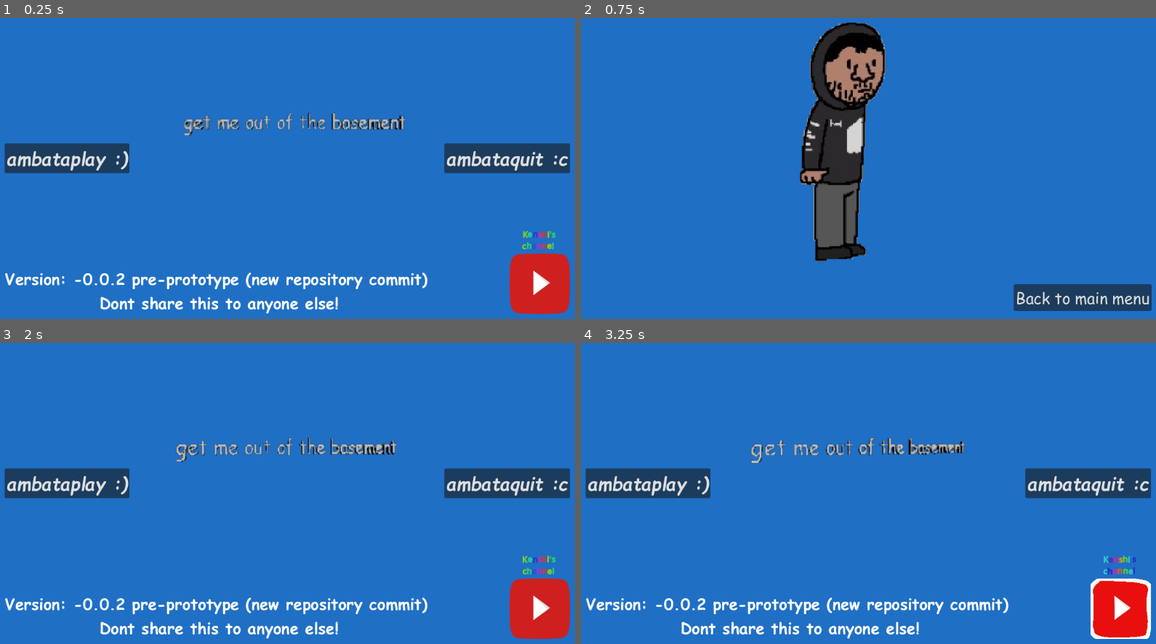
Above: before the commit, frames 1-4 (two rows, left to right).
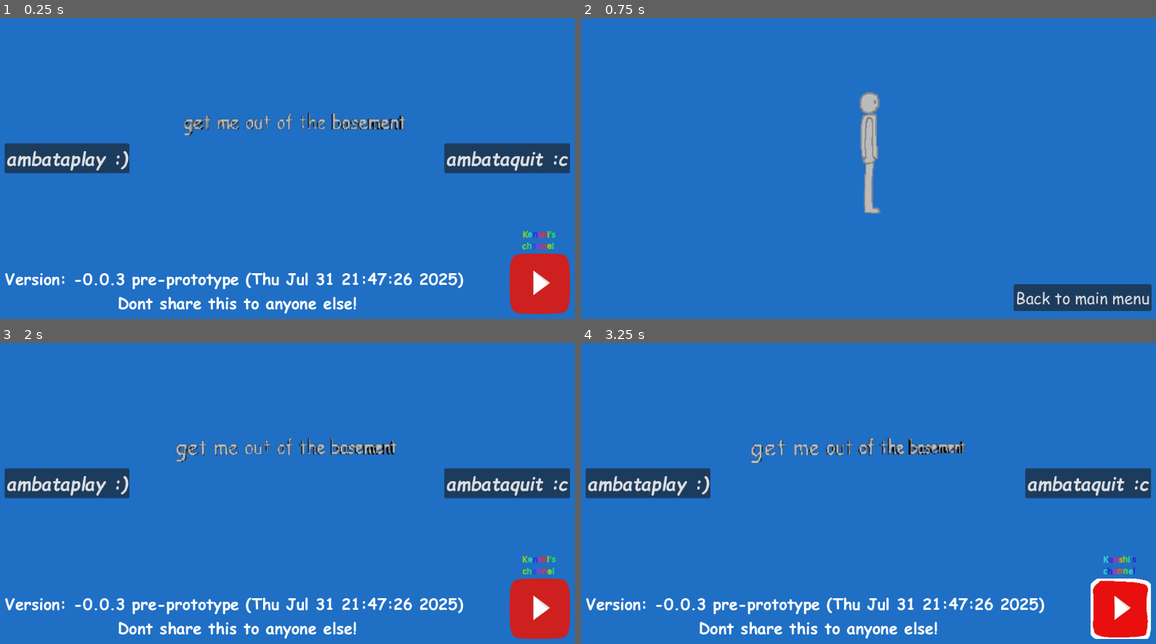
Above: after the commit, the same moments.

Repository: hukultan/-SUPER-Kenshi_RPG
Game: Godot game, scene res://scenes/main.tscn
The game is run twice, just before and just after one commit, with the same random seed, the same clock (stepped at 60 frames per second) and the same inputs. Sound files missing from this copy of the repository are replaced by a short silence.
Inputs:
- Up to frame 1 (0.25 s): no input
- Up to frame 2 (0.75 s): click "ambataplay :)" at 0.5 s
- Up to frame 3 (2 s): click "Back to main menu" at 1.25 s
- Up to frame 4 (3.25 s): click "[b][shake][rainbow]Kenshi's c…" at 2 s; hold D (right) from 2.78 s (still down)

The runs differ from the first frame. In frame 1, 2.0% of the frame differs, in the area x 17-81%, y 84-99%; in frame 2, 8.6%, in the area x 38-53%, y 1-81%; in frame 3, 2.0%; in frame 4, 2.0%.

Commit message:
New character, Some small modifications, New template character scene, QOL changes

Diff:
--- /dev/null
+++ b/scenes/actors/idk.tscn
@@ -0,0 +1,133 @@
+[gd_scene load_steps=16 format=3 uid="uid://bj33lek3nolv5"]
+
+[ext_resource type="Script" uid="uid://dv7ib8l75nil3" path="res://scripts/object/player/physics/kenshi.gd" id="1_5ka3i"]
+[ext_resource type="Texture2D" uid="uid://bhuxwjw0p4vng" path="res://textures/sprite_sheets/actors/actor_idk/idk_sheet.png" id="2_8aupm"]
+[ext_resource type="Script" uid="uid://bfwg8qqc340av" path="res://scripts/object/player_state_machine.gd" id="2_i65in"]
+[ext_resource type="Script" uid="uid://cv0lw5tg7vkei" path="res://scripts/object/player/states/state_idle.gd" id="3_0lrh6"]
+[ext_resource type="Script" uid="uid://jgkq4na8nubf" path="res://scripts/object/player/states/state_walk.gd" id="4_fxbju"]
+
+[sub_resource type="CircleShape2D" id="CircleShape2D_ru3cj"]
+radius = 57.0351
+
+[sub_resource type="AtlasTexture" id="AtlasTexture_5w0r3"]
+atlas = ExtResource("2_8aupm")
+region = Rect2(0, 686, 242, 343)
+
+[sub_resource type="AtlasTexture" id="AtlasTexture_6sgen"]
+atlas = ExtResource("2_8aupm")
+region = Rect2(280, 0, 280, 317)
+
+[sub_resource type="AtlasTexture" id="AtlasTexture_8aupm"]
+atlas = ExtResource("2_8aupm")
+region = Rect2(276, 340, 276, 340)
+
+[sub_resource type="AtlasTexture" id="AtlasTexture_stq2e"]
+atlas = ExtResource("2_8aupm")
+region = Rect2(588, 694, 196, 347)
+
+[sub_resource type="AtlasTexture" id="AtlasTexture_dt5d3"]
+atlas = ExtResource("2_8aupm")
+region = Rect2(276, 680, 276, 340)
+
+[sub_resource type="AtlasTexture" id="AtlasTexture_afgfv"]
+atlas = ExtResource("2_8aupm")
+region = Rect2(0, 0, 267, 317)
+
+[sub_resource type="AtlasTexture" id="AtlasTexture_kuqkf"]
+atlas = ExtResource("2_8aupm")
+region = Rect2(608, 344, 152, 344)
+
+[sub_resource type="AtlasTexture" id="AtlasTexture_1o0cd"]
+atlas = ExtResource("2_8aupm")
+region = Rect2(0, 332, 239, 332)
+
+[sub_resource type="SpriteFrames" id="SpriteFrames_b1bl1"]
+animations = [{
+"frames": [{
+"duration": 1.0,
+"texture": SubResource("AtlasTexture_5w0r3")
+}],
+"loop": true,
+"name": &"idle_down",
+"speed": 5.0
+}, {
+"frames": [{
+"duration": 1.0,
+"texture": SubResource("AtlasTexture_6sgen")
+}],
+"loop": true,
+"name": &"idle_side",
+"speed": 5.0
+}, {
+"frames": [{
+"duration": 1.0,
+"texture": SubResource("AtlasTexture_8aupm")
+}],
+"loop": true,
+"name": &"idle_up",
+"speed": 5.0
+}, {
+"frames": [{
+"duration": 1.0,
+"texture": SubResource("AtlasTexture_stq2e")
+}, {
+"duration": 1.0,
+"texture": SubResource("AtlasTexture_5w0r3")
+}, {
+"duration": 1.0,
+"texture": SubResource("AtlasTexture_dt5d3")
+}],
+"loop": true,
+"name": &"walk_down",
+"speed": 5.0
+}, {
+"frames": [{
+"duration": 1.0,
+"texture": SubResource("AtlasTexture_afgfv")
+}, {
+"duration": 1.0,
+"texture": SubResource("AtlasTexture_6sgen")
+}],
+"loop": true,
+"name": &"walk_side",
+"speed": 5.0
+}, {
+"frames": [{
+"duration": 1.0,
+"texture": SubResource("AtlasTexture_kuqkf")
+}, {
+"duration": 1.0,
+"texture": SubResource("AtlasTexture_8aupm")
+}, {
+"duration": 1.0,
+"texture": SubResource("AtlasTexture_1o0cd")
+}],
+"loop": true,
+"name": &"walk_up",
+"speed": 5.0
+}]
+
+[node name="IDK" type="CharacterBody2D"]
+script = ExtResource("1_5ka3i")
+
+[node name="CollisionShape2D" type="CollisionShape2D" parent="."]
+position = Vector2(0, -1.90735e-06)
+shape = SubResource("CircleShape2D_ru3cj")
+
+[node name="AnimatedSprite2D" type="AnimatedSprite2D" parent="."]
+texture_filter = 1
+scale = Vector2(0.881657, 0.868778)
+sprite_frames = SubResource("SpriteFrames_b1bl1")
+animation = &"idle_down"
+
+[node name="StateMachine" type="Node" parent="."]
+script = ExtResource("2_i65in")
+
+[node name="Idle" type="Node" parent="StateMachine"]
+unique_name_in_owner = true
+script = ExtResource("3_0lrh6")
+
+[node name="Walk" type="Node" parent="StateMachine"]
+unique_name_in_owner = true
+script = ExtResource("4_fxbju")
+move_speed = 100.0
--- a/scenes/kenshi.tscn
+++ b/scenes/actors/kenshi.tscn
@@ -1,8 +1,8 @@
 [gd_scene load_steps=21 format=3 uid="uid://dmftsli26rx26"]
 
 [ext_resource type="Script" uid="uid://dv7ib8l75nil3" path="res://scripts/object/player/physics/kenshi.gd" id="1_5cfjx"]
-[ext_resource type="Texture2D" uid="uid://81lhgql8nx6" path="res://textures/ken_sheet_move.png" id="2_5cfjx"]
-[ext_resource type="Texture2D" uid="uid://dia3ydu0ru7h1" path="res://textures/ken_sheet_random.png" id="2_yvivp"]
+[ext_resource type="Texture2D" uid="uid://81lhgql8nx6" path="res://textures/sprite_sheets/actors/actor_kenshi/ken_sheet_move.png" id="2_5cfjx"]
+[ext_resource type="Texture2D" uid="uid://dia3ydu0ru7h1" path="res://textures/sprite_sheets/actors/actor_kenshi/ken_sheet_random.png" id="2_yvivp"]
 [ext_resource type="Script" uid="uid://bfwg8qqc340av" path="res://scripts/object/player_state_machine.gd" id="3_2xhpg"]
 [ext_resource type="Script" uid="uid://cv0lw5tg7vkei" path="res://scripts/object/player/states/state_idle.gd" id="4_b1bl1"]
 [ext_resource type="Script" uid="uid://jgkq4na8nubf" path="res://scripts/object/player/states/state_walk.gd" id="6_fcgth"]
--- a/scenes/main.tscn
+++ b/scenes/main.tscn
@@ -1,7 +1,7 @@
 [gd_scene load_steps=12 format=3 uid="uid://2or36gkldphs"]
 
 [ext_resource type="Script" uid="uid://dpf2ucejrhg37" path="res://scripts/object/main.gd" id="1_85g3d"]
-[ext_resource type="PackedScene" uid="uid://dmftsli26rx26" path="res://scenes/kenshi.tscn" id="2_choun"]
+[ext_resource type="PackedScene" uid="uid://bj33lek3nolv5" path="res://scenes/actors/idk.tscn" id="2_choun"]
 [ext_resource type="FontFile" uid="uid://ktht01cntw0o" path="res://resources/font/COMIC.TTF" id="3_ya4ey"]
 [ext_resource type="Script" uid="uid://bsasnu5x610ew" path="res://scripts/ui/text_rotate.gd" id="4_eb6dy"]
 [ext_resource type="Script" uid="uid://b7mjykrmg1o0u" path="res://scripts/ui/control.gd" id="5_trceg"]
@@ -25,10 +25,10 @@
 offset_bottom = 665.0
 color = Color(0.121724, 0.436328, 0.77108, 1)
 
-[node name="kenshi" parent="." instance=ExtResource("2_choun")]
+[node name="IDK" parent="." instance=ExtResource("2_choun")]
 unique_name_in_owner = true
 visible = false
-position = Vector2(518, 299)
+position = Vector2(573, 311)
 
 [node name="Node3D" type="Node3D" parent="."]
 unique_name_in_owner = true
@@ -136,7 +136,7 @@
 size_flags_vertical = 8
 theme_override_fonts/font = ExtResource("8_jbj1t")
 theme_override_font_sizes/font_size = 31
-text = "Version: -0.0.2 pre-prototype (new repository commit)
+text = "Version: -0.0.3 pre-prototype (Thu Jul 31 21:47:26 2025)
 Dont share this to anyone else!"
 horizontal_alignment = 1
 
--- /dev/null
+++ b/scenes/player_templ.tscn
@@ -0,0 +1,67 @@
+[gd_scene load_steps=7 format=3 uid="uid://crbp86u3e8yrg"]
+
+[ext_resource type="Script" uid="uid://dv7ib8l75nil3" path="res://scripts/object/player/physics/kenshi.gd" id="1_t8egh"]
+[ext_resource type="Script" uid="uid://bfwg8qqc340av" path="res://scripts/object/player_state_machine.gd" id="3_joveq"]
+[ext_resource type="Script" uid="uid://cv0lw5tg7vkei" path="res://scripts/object/player/states/state_idle.gd" id="4_c3w83"]
+[ext_resource type="Script" uid="uid://jgkq4na8nubf" path="res://scripts/object/player/states/state_walk.gd" id="5_dqswy"]
+
+[sub_resource type="CircleShape2D" id="CircleShape2D_ru3cj"]
+radius = 57.0351
+
+[sub_resource type="SpriteFrames" id="SpriteFrames_b1bl1"]
+animations = [{
+"frames": [],
+"loop": true,
+"name": &"idle_down",
+"speed": 5.0
+}, {
+"frames": [],
+"loop": true,
+"name": &"idle_side",
+"speed": 5.0
+}, {
+"frames": [],
+"loop": true,
+"name": &"idle_up",
+"speed": 5.0
+}, {
+"frames": [],
+"loop": true,
+"name": &"walk_down",
+"speed": 5.0
+}, {
+"frames": [],
+"loop": true,
+"name": &"walk_side",
+"speed": 5.0
+}, {
+"frames": [],
+"loop": true,
+"name": &"walk_up",
+"speed": 5.0
+}]
+
+[node name="Player" type="CharacterBody2D"]
+script = ExtResource("1_t8egh")
+
+[node name="CollisionShape2D" type="CollisionShape2D" parent="."]
+position = Vector2(0, -1.90735e-06)
+shape = SubResource("CircleShape2D_ru3cj")
+
+[node name="AnimatedSprite2D" type="AnimatedSprite2D" parent="."]
+texture_filter = 1
+scale = Vector2(0.881657, 0.868778)
+sprite_frames = SubResource("SpriteFrames_b1bl1")
+animation = &"idle_down"
+
+[node name="StateMachine" type="Node" parent="."]
+script = ExtResource("3_joveq")
+
+[node name="Idle" type="Node" parent="StateMachine"]
+unique_name_in_owner = true
+script = ExtResource("4_c3w83")
+
+[node name="Walk" type="Node" parent="StateMachine"]
+unique_name_in_owner = true
+script = ExtResource("5_dqswy")
+move_speed = 100.0
--- a/scripts/ui/control.gd
+++ b/scripts/ui/control.gd
@@ -3,13 +3,12 @@
 
 @onready var node_3d: Node3D = %Node3D
 @onready var margin_container: MarginContainer = $MarginContainer
-@onready var kenshi: Player = %kenshi
+@onready var idk: Player = %IDK
 @onready var back_menu_button: Button = $BackMenuButton
 
 # Called when the node enters the scene tree for the first time.
 func _ready() -> void:
 	pass
-
 
 func _on_play_button_pressed() -> void:
 	# When we ambataplay
@@ -20,7 +19,7 @@
 	node_3d.process_mode = node_3d.PROCESS_MODE_DISABLED
 	# Show hidden things
 	if back_menu_button.hidden: back_menu_button.show()
-	if kenshi.hidden: kenshi.show()
+	if idk.hidden: idk.show()
 	# I dont know why i wrote this but it ties the entire project
 	# If you delete the entire thing will become unplayable and it will ruin your /
 	# premature career, wanna know? just hit CTRL + V when you play it
@@ -46,7 +45,7 @@
 
 func _on_back_menu_button_pressed() -> void:
 	# Hide previusly shown things to not break the main menu
-	kenshi.hide()
+	idk.hide()
 	back_menu_button.hide()
 	# Show and process again hidden stuff
 	if margin_container.hidden: margin_container.show()
Binary file added: textures/sprite_sheets/actors/actor_idk/idk_sheet.png
Not shown, added: textures/sprite_sheets/actors/actor_idk/idk_sheet.png.import
Renamed: textures/ken_sheet_move.png -> textures/sprite_sheets/actors/actor_kenshi/ken_sheet_move.png
Not shown, changed: textures/sprite_sheets/actors/actor_kenshi/ken_sheet_move.png.import
Renamed: textures/ken_sheet_random.png -> textures/sprite_sheets/actors/actor_kenshi/ken_sheet_random.png
Not shown, changed: textures/sprite_sheets/actors/actor_kenshi/ken_sheet_random.png.import
